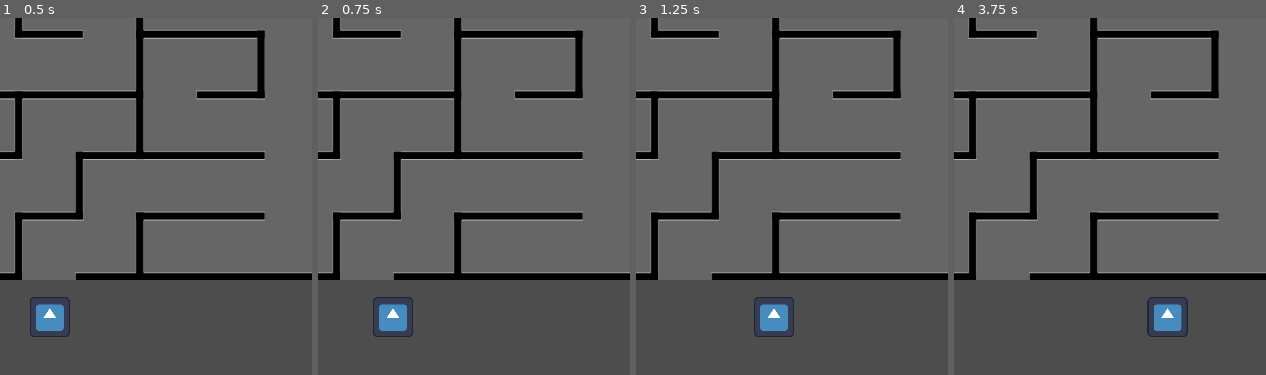
Above: before the commit, frames 1-4 (left to right).
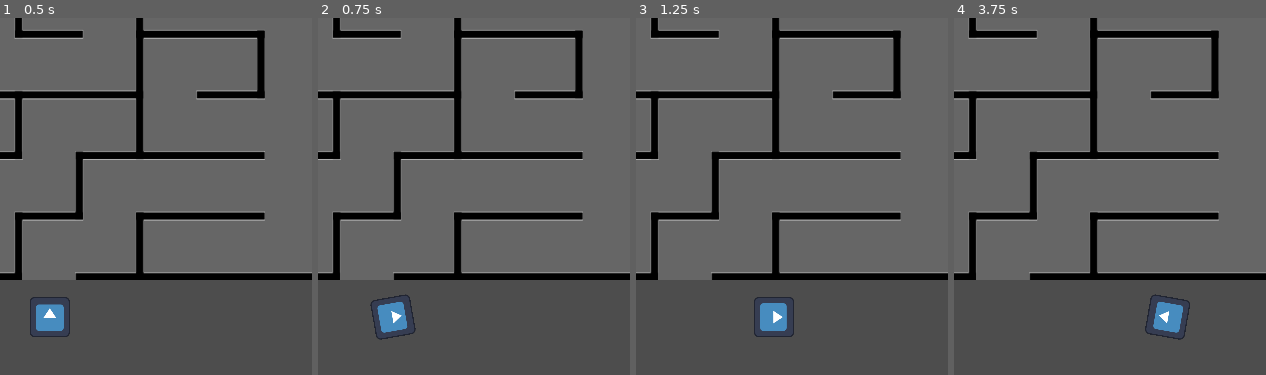
Above: after the commit, the same moments.

Repository: gkim14/CS471_LawlorsLabyrinth
Game: Godot game, scene res://scenes/Game.tscn
Same seed, same stepped clock (60 frames per second), same inputs: the game is played once before the commit and once after it. The engine's default icon, where the game draws it, is replaced by a stand-in: a white triangle on a blue panel in a dark square.
Inputs:
- Up to frame 1 (0.5 s): no input
- Up to frame 2 (0.75 s): tap Enter at 0.5 s; hold D (right) from 0.53 s (still down)
- Up to frame 3 (1.25 s): keep holding D (right)
- Up to frame 4 (3.75 s): release D (right) at 1.28 s; hold S (down) 1.28-2.03 s; hold D (right) 2.03-2.78 s; tap Space at 2.75 s; hold W (up) 2.78-3.53 s; hold A (left) from 3.53 s (still down)
The pictures show only the part of the screen within x 47-97%, y 50-100%; the shares and areas given below are measured in that part.

Frame 1 is identical in both runs. In frame 2, 0.4% of the frame differs, in the area x 16-32%, y 77-91%; in frame 3, 0.1%; in frame 4, 0.4%, in the area x 61-76%, y 77-91%.

Commit message:
player rotates to input direction

Diff:
--- a/scripts/PlayerScript.gd
+++ b/scripts/PlayerScript.gd
@@ -1,28 +1,14 @@
 extends CharacterBody2D
 
 var speed = 400
+var rotation_speed = 10
 
-func get_input():
+func _physics_process(_delta):
 	var input_direction = Input.get_vector("left", "right", "up", "down")
 	velocity = input_direction * speed
+	var target_angle = Vector2.UP.angle_to(velocity)
 
-func _physics_process(_delta):
-	get_input()
+	if velocity.length() > 0:
+		rotation = lerp_angle(rotation, target_angle, _delta*rotation_speed)
+
 	move_and_slide()
-#var angular_speed = PI
-#
-#
-#func _process(delta):
-	#var direction = 0
-	#if Input.is_action_pressed("left"):
-		#direction = -1
-	#if Input.is_action_pressed("right"):
-		#direction = 1
-#
-	#rotation += angular_speed * direction * delta
-#
-	#var velocity = Vector2.ZERO
-	#if Input.is_action_pressed("up"):
-		#velocity = Vector2.UP.rotated(rotation) * speed
-#
-	#position += velocity * delta
